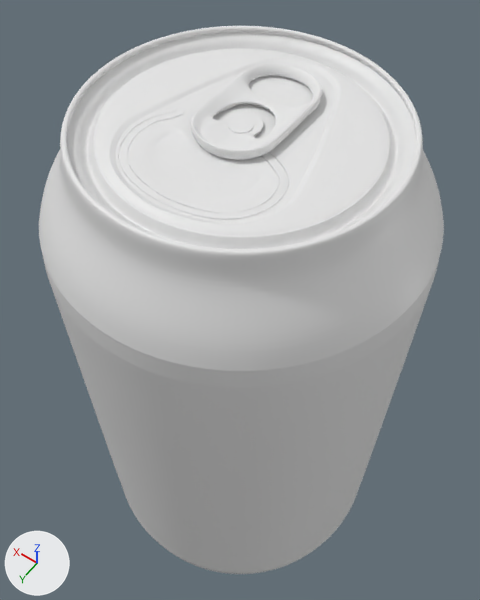
A saved change to the Blender file Can.blend.
One viewpoint serves both versions: a 50 mm lens placed at (-1.81, 2.55, 7.19), pointed at (0.18, -0.24, 2.82). Every picture has the same lights, and +X, +Y and +Z are marked at lower left. The same objects are shown in both versions, whatever each file hides.

Names of what the first picture shows: 'CanBody_high', 'CanOpener_high', 'Stick_high'.
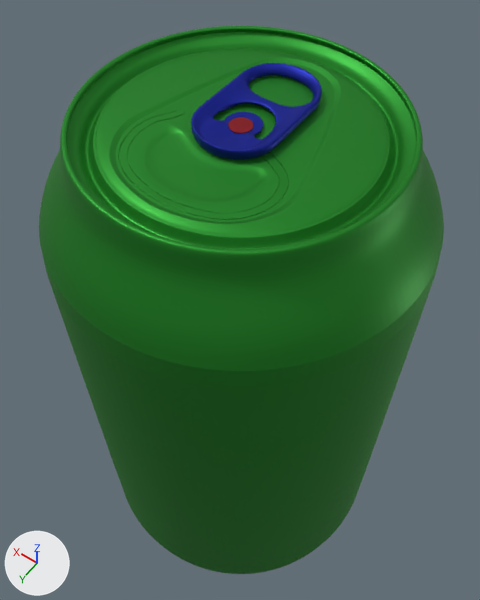
What differs and where, as boxes [x1, y1, x2, y2] in the pictures (480 x 600 px):
'CanBody_high', recoloured (white to green)
    both: [39, 26, 444, 574]
'CanOpener_high', recoloured (white to blue)
    both: [191, 63, 322, 160]
'Stick_high', recoloured (white to red)
    both: [228, 117, 253, 133]

Edits to the bpy script that builds the scene:
```text
Add mat_stickmathigh:
    mat_stickmathigh = principled_material('StickMatHigh')
    mat_stickmathigh.base_color = (0.301, 0.013, 0.0194)  # red #951e26
    mat_stickmathigh.metallic = 0.695
Add mat_canopenermathigh:
    mat_canopenermathigh = principled_material('CanOpenerMatHigh')
    mat_canopenermathigh.base_color = (0.00651, 0.0168, 0.332)  # blue #13239c
    mat_canopenermathigh.metallic = 0.695
Add mat_canbodymathigh:
    mat_canbodymathigh = principled_material('CanBodyMatHigh')
    mat_canbodymathigh.base_color = (0.0203, 0.279, 0.0252)  # green #27902c
    mat_canbodymathigh.metallic = 0.695
Change me_cylinder:
    where me_cylinder.from_pydata(...)  # 1185 vertices, 1187 faces; spans x -1.3..1.3, y -1.3..1.29, z -2.18..2.35
    add me_cylinder.materials.append(mat_canbodymathigh)  # green #27902c
Change me_circle:
    where me_circle.from_pydata(...)  # 177 vertices, 178 faces; spans x 0.0..0.275, y -0.634..0.286, z -0.017..0.078
    add me_circle.materials.append(mat_canopenermathigh)  # blue #13239c
Change me_cylinder_001:
    where me_cylinder_001.from_pydata(...)  # 128 vertices, 98 faces; spans x -0.0713..0.0713, y -0.0713..0.0713, z -0.0051..0.0275
    add me_cylinder_001.materials.append(mat_stickmathigh)  # red #951e26
```
